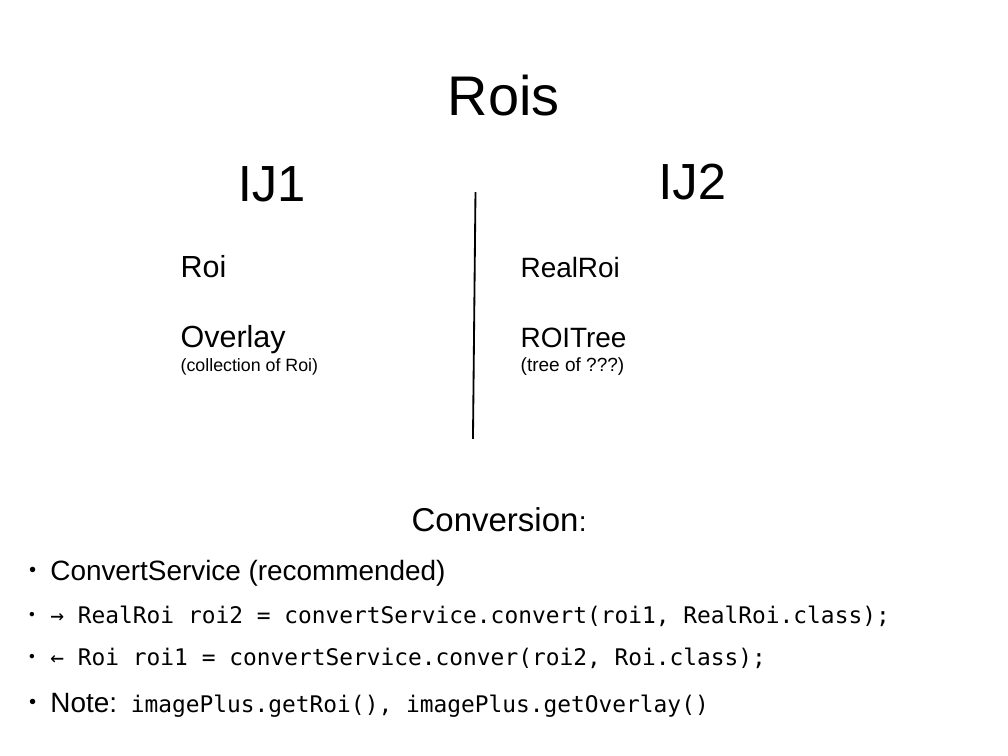
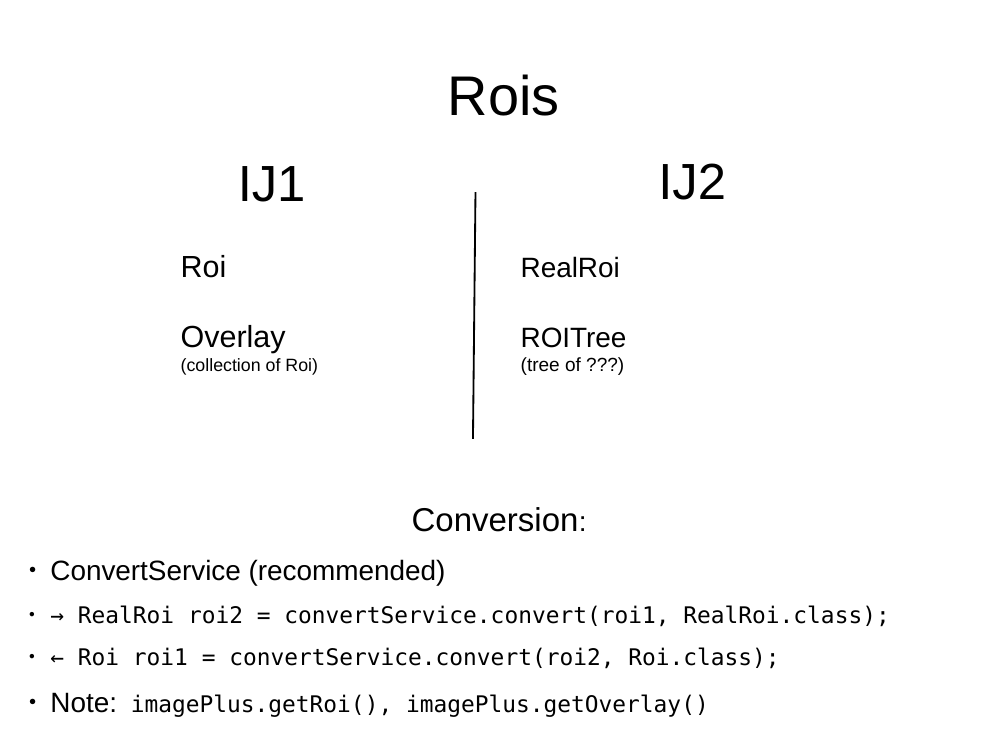
Before and after one commit to maarzt/imagej-legacy-course, a slide deck: slide 14 of slides/presentation.odp. Drawn at 1008x756 pixels with LibreOffice and Linux fonts; fonts in the diff are those of the drawing. Boxes give left, top, right and bottom in pixels: in the first picture for what was removed or moved away, otherwise in the second. Text is boxed around its words. In the diff, an @@ line names an element or a change of style, - is before the commit and + after.

```diff
--- a/slides/presentation.odp
+++ b/slides/presentation.odp
@@ text at (78,647,779,669): text changed @@
-● ← Roi roi1 = convertService.conver(roi2, Roi.class);
+● ← Roi roi1 = convertService.convert(roi2, Roi.class);
```
Also in this commit, not shown: 9 other slides changed, 1 other file.
